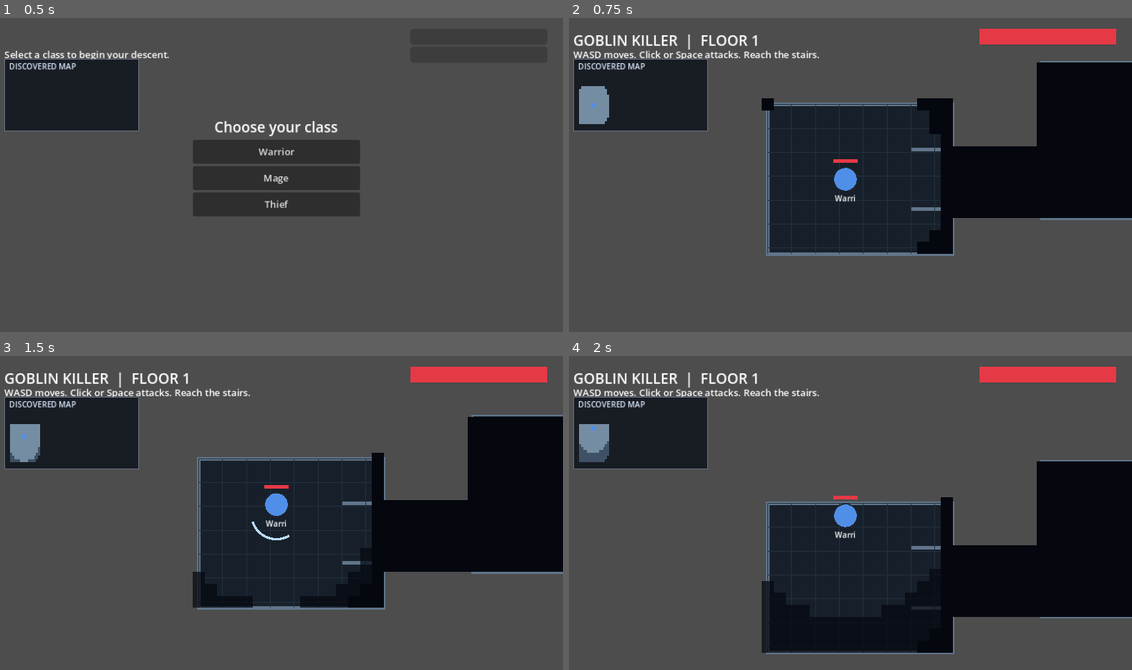
Above: before the commit, frames 1-4 (two rows, left to right).
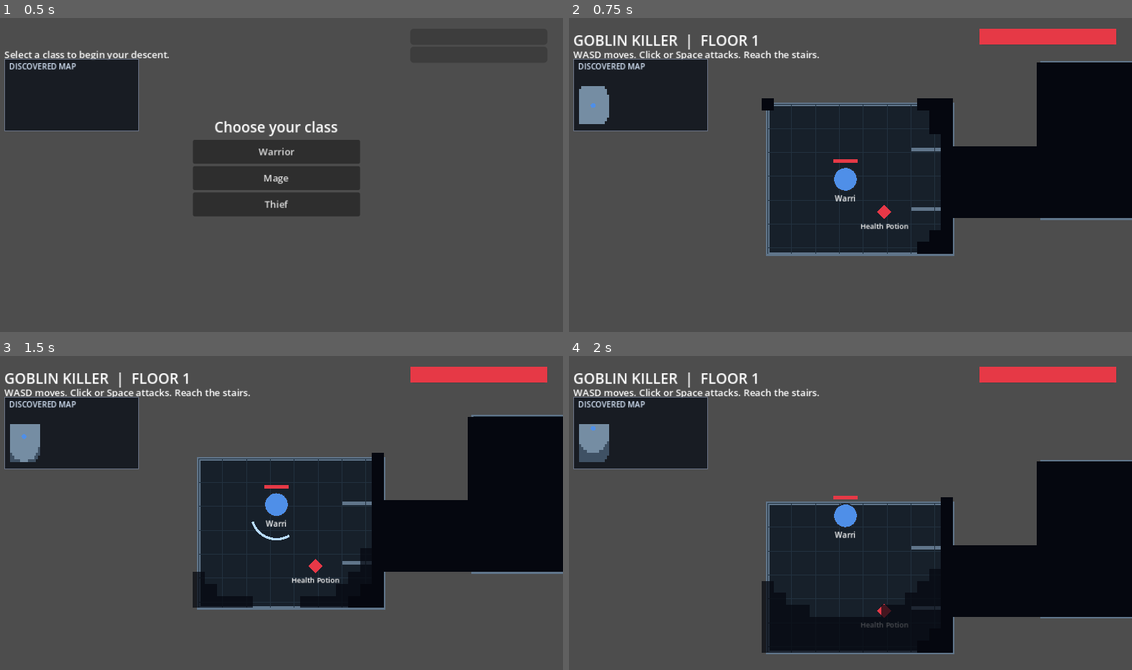
Above: after the commit, the same moments.

Repository: tedthehunter/GoblinKiller
Game: Godot game, scene res://Main.tscn
The game is run twice, just before and just after one commit, with the same random seed, the same clock (stepped at 60 frames per second) and the same inputs.
Inputs (mouse positions are in pixels of both pictures, inside the frame that each line leads up to):
- Up to frame 1 (0.5 s): no input
- Up to frame 2 (0.75 s): click "Warrior" at 0.5 s
- Up to frame 3 (1.5 s): tap Enter at 1.25 s; move the mouse to (247, 582) at 1.27 s; hold W from 1.28 s (still down); tap E at 1.35 s; click (247, 582) at 1.42 s
- Up to frame 4 (2 s): keep holding W; tap Space at 1.52 s

Frame 1 is identical in both runs. In frame 2, 0.2% of the frame differs, in the area x 51-61%, y 59-68%; in frame 3, 0.2%, in the area x 51-61%, y 64-73%; in frame 4, 0.1%.

Commit message:
Add item pickups and automatic gear

Diff:
--- /dev/null
+++ b/data/items/health_potion.tres
@@ -0,0 +1,8 @@
+[gd_resource type="Resource" script_class="PickupDefinition" load_steps=2 format=3]
+[ext_resource type="Script" path="res://resources/pickup_definition.gd" id="1"]
+[resource]
+script = ExtResource("1")
+display_name = "Health Potion"
+description = "Restores 45 health."
+color = Color(0.9, 0.22, 0.28, 1)
+health_restore = 45.0
--- /dev/null
+++ b/data/items/iron_blade.tres
@@ -0,0 +1,15 @@
+[gd_resource type="Resource" script_class="PickupDefinition" load_steps=2 format=3 uid="uid://6x8r6vdkwlhg"]
+
+[ext_resource type="Script" path="res://resources/pickup_definition.gd" id="1"]
+
+[resource]
+script = ExtResource("1")
+kind = "gear"
+display_name = "Iron Blade"
+description = "Automatically equipped. +8 damage."
+color = Color(0.95, 0.78, 0.3, 1)
+health_restore = 0.0
+mana_restore = 0.0
+health_bonus = 0.0
+damage_bonus = 99.0
+attack_speed_bonus = 0.0
--- /dev/null
+++ b/data/items/mana_tonic.tres
@@ -0,0 +1,8 @@
+[gd_resource type="Resource" script_class="PickupDefinition" load_steps=2 format=3]
+[ext_resource type="Script" path="res://resources/pickup_definition.gd" id="1"]
+[resource]
+script = ExtResource("1")
+display_name = "Mana Tonic"
+description = "Restores 45 mana."
+color = Color(0.2, 0.5, 0.95, 1)
+mana_restore = 45.0
--- /dev/null
+++ b/resources/pickup_definition.gd
@@ -0,0 +1,12 @@
+class_name PickupDefinition
+extends Resource
+
+@export_enum("item", "gear") var kind := "item"
+@export var display_name := "Pickup"
+@export var description := ""
+@export var color := Color.WHITE
+@export var health_restore := 0.0
+@export var mana_restore := 0.0
+@export var health_bonus := 0.0
+@export var damage_bonus := 0.0
+@export var attack_speed_bonus := 0.0
--- /dev/null
+++ b/scenes/world/pickup.tscn
@@ -0,0 +1,4 @@
+[gd_scene load_steps=2 format=3]
+[ext_resource type="Script" path="res://scripts/world/pickup.gd" id="1"]
+[node name="Pickup" type="Node2D"]
+script = ExtResource("1")
--- a/scripts/game/game.gd
+++ b/scripts/game/game.gd
@@ -6,6 +6,7 @@
 const HUD_SCENE := preload("res://scenes/ui/hud.tscn")
 const COMBAT_VISUALS_SCENE := preload("res://scenes/combat_visuals.tscn")
 const FOG_OF_WAR_SCENE := preload("res://scenes/world/fog_of_war.tscn")
+const PICKUP_SCENE := preload("res://scenes/world/pickup.tscn")
 
 var player: Player
 var level: DungeonLevel
@@ -28,6 +29,8 @@
 var travel_progress := 0.0
 var previous_player_position := Vector2.ZERO
 var encounter_rng := RandomNumberGenerator.new()
+var pickups: Array[WorldPickup] = []
+var inventory: Array[PickupDefinition] = []
 
 func _ready() -> void:
 	hud = HUD_SCENE.instantiate()
@@ -74,6 +77,8 @@
 	if level != null: level.queue_free()
 	for goblin in goblins: if is_instance_valid(goblin): goblin.queue_free()
 	goblins.clear()
+	for pickup in pickups: if is_instance_valid(pickup): pickup.queue_free()
+	pickups.clear()
 	projectiles.clear(); delayed_hits.clear(); effects.clear()
 	level = LEVEL_SCENE.instantiate()
 	level.setup(number)
@@ -88,6 +93,43 @@
 	if not discoveries.has(number): discoveries[number] = MapDiscovery.new()
 	fog_of_war.configure(level, discoveries[number])
 	hud.configure_minimap(level, discoveries[number], player)
+	spawn_floor_pickups()
+
+func spawn_floor_pickups() -> void:
+	for spawn in level.pickup_spawns:
+		var pickup: WorldPickup = PICKUP_SCENE.instantiate()
+		pickup.configure(load(spawn.resource))
+		pickup.position = spawn.position
+		add_child(pickup)
+		pickups.append(pickup)
+
+func collect_pickups() -> void:
+	for pickup in pickups.duplicate():
+		if player.position.distance_to(pickup.position) > 28.0: continue
+		pickups.erase(pickup)
+		if pickup.definition.kind == "gear":
+			player.stats.max_health += pickup.definition.health_bonus
+			player.health += pickup.definition.health_bonus
+			player.stats.damage += pickup.definition.damage_bonus
+			player.stats.attack_speed += pickup.definition.attack_speed_bonus
+			hud.set_status("Equipped %s." % pickup.definition.display_name)
+		else:
+			inventory.append(pickup.definition)
+			hud.set_status("Picked up %s. Press E to use it." % pickup.definition.display_name)
+		pickup.queue_free()
+	update_item_prompt()
+
+func use_item() -> void:
+	if inventory.is_empty(): return
+	var item: PickupDefinition = inventory.pop_front()
+	player.health = minf(player.stats.max_health, player.health + item.health_restore)
+	player.mana = minf(player.stats.max_mana, player.mana + item.mana_restore)
+	hud.set_status("Used %s." % item.display_name)
+	update_item_prompt()
+
+func update_item_prompt() -> void:
+	if inventory.is_empty(): hud.set_item_prompt("")
+	else: hud.set_item_prompt("E: Use %s" % inventory[0].display_name)
 
 func on_room_entered(room_id: String) -> void:
 	var room := level.room_for_id(room_id)
@@ -164,6 +206,7 @@
 	if event is InputEventKey and event.pressed and event.keycode == KEY_R and (completed or (player != null and player.health <= 0.0)):
 		get_tree().reload_current_scene(); return
 	if game_paused or completed or player == null or player.health <= 0.0: return
+	if event is InputEventKey and event.pressed and event.keycode == KEY_E: use_item(); return
 	if event is InputEventMouseButton and event.pressed and event.button_index == MOUSE_BUTTON_LEFT: try_attack(get_global_mouse_position())
 	if event is InputEventKey and event.pressed and event.keycode == KEY_SPACE: try_attack(get_global_mouse_position())
 
@@ -205,6 +248,7 @@
 		float(Input.is_key_pressed(KEY_S) or Input.is_key_pressed(KEY_DOWN)) - float(Input.is_key_pressed(KEY_W) or Input.is_key_pressed(KEY_UP))
 	)
 	player.move_in_level(movement, delta, level)
+	collect_pickups()
 	update_noncombat_encounters()
 	if encounter_active: return
 	level.update_player_location()
--- a/scripts/ui/hud.gd
+++ b/scripts/ui/hud.gd
@@ -11,6 +11,7 @@
 var floor_label: Label
 var minimap: MiniMap
 var encounter_dialog: EncounterDialog
+var item_prompt: Label
 
 func _ready() -> void:
 	status = make_label(Vector2(24, 50), 16)
@@ -49,6 +50,9 @@
 	add_child(minimap)
 	encounter_dialog = preload("res://scenes/ui/encounter_dialog.tscn").instantiate()
 	add_child(encounter_dialog)
+	item_prompt = make_label(Vector2(300, 500), 16)
+	item_prompt.horizontal_alignment = HORIZONTAL_ALIGNMENT_CENTER
+	item_prompt.size = Vector2(360, 28)
 	set_status("Select a class to begin your descent.")
 
 func select_class(stats: CharacterStats) -> void:
@@ -92,3 +96,6 @@
 
 func present_encounter(encounter: EncounterDefinition) -> void:
 	encounter_dialog.present(encounter)
+
+func set_item_prompt(text: String) -> void:
+	item_prompt.text = text
--- a/scripts/world/dungeon_level.gd
+++ b/scripts/world/dungeon_level.gd
@@ -11,6 +11,7 @@
 var exit_rect := Rect2()
 var player: Player
 var location_encounters: Array[Dictionary] = []
+var pickup_spawns: Array[Dictionary] = []
 
 func setup(number: int) -> void:
 	floor_number = number
@@ -23,6 +24,7 @@
 		corridors = [Rect2(290, 245, 270, 100), Rect2(770, 245, 250, 100)]
 		exit_rect = Rect2(1165, 245, 56, 100)
 		location_encounters = [{"id":"shrine", "position":Vector2(650, 190), "resource":"res://data/encounters/ancient_shrine.tres"}]
+		pickup_spawns = [{"position":Vector2(245, 350), "resource":"res://data/items/health_potion.tres"}, {"position":Vector2(715, 290), "resource":"res://data/items/iron_blade.tres"}]
 	else:
 		rooms = [
 			{"id": "entry", "rect": Rect2(50, 150, 310, 260), "spawns": 3},
@@ -32,6 +34,7 @@
 		corridors = [Rect2(290, 240, 270, 90), Rect2(760, 240, 280, 90)]
 		exit_rect = Rect2(1095, 225, 80, 100)
 		location_encounters = [{"id":"echo", "position":Vector2(660, 155), "resource":"res://data/encounters/arcane_echo.tres"}]
+		pickup_spawns = [{"position":Vector2(1100, 330), "resource":"res://data/items/mana_tonic.tres"}]
 	queue_redraw()
 
 func set_player(value: Player) -> void:
--- /dev/null
+++ b/scripts/world/pickup.gd
@@ -0,0 +1,13 @@
+class_name WorldPickup
+extends Node2D
+
+var definition: PickupDefinition
+
+func configure(value: PickupDefinition) -> void:
+	definition = value
+	queue_redraw()
+
+func _draw() -> void:
+	if definition == null: return
+	draw_colored_polygon(PackedVector2Array([Vector2(0, -12), Vector2(12, 0), Vector2(0, 12), Vector2(-12, 0)]), definition.color)
+	draw_string(ThemeDB.fallback_font, Vector2(-42, 28), definition.display_name, HORIZONTAL_ALIGNMENT_CENTER, 84, 12, Color.WHITE)
